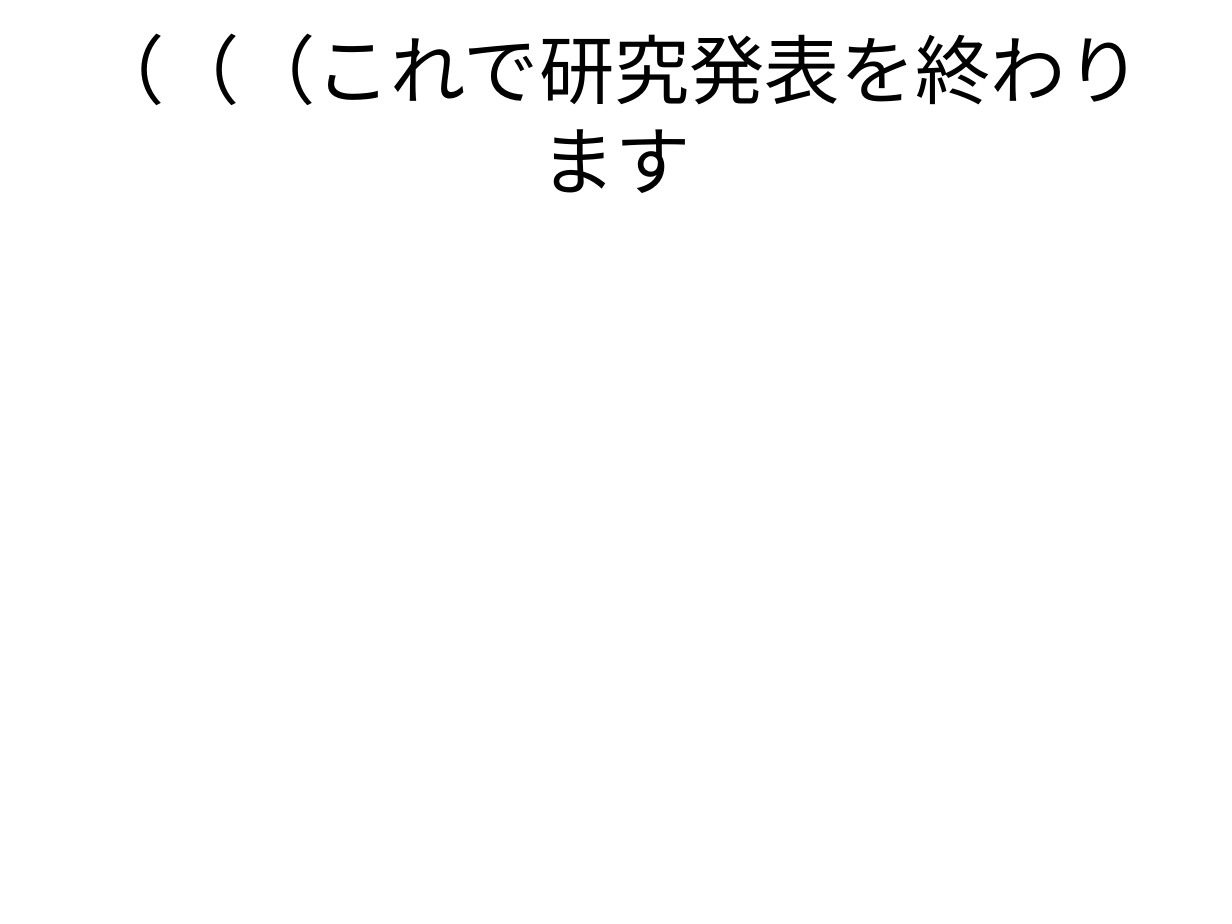
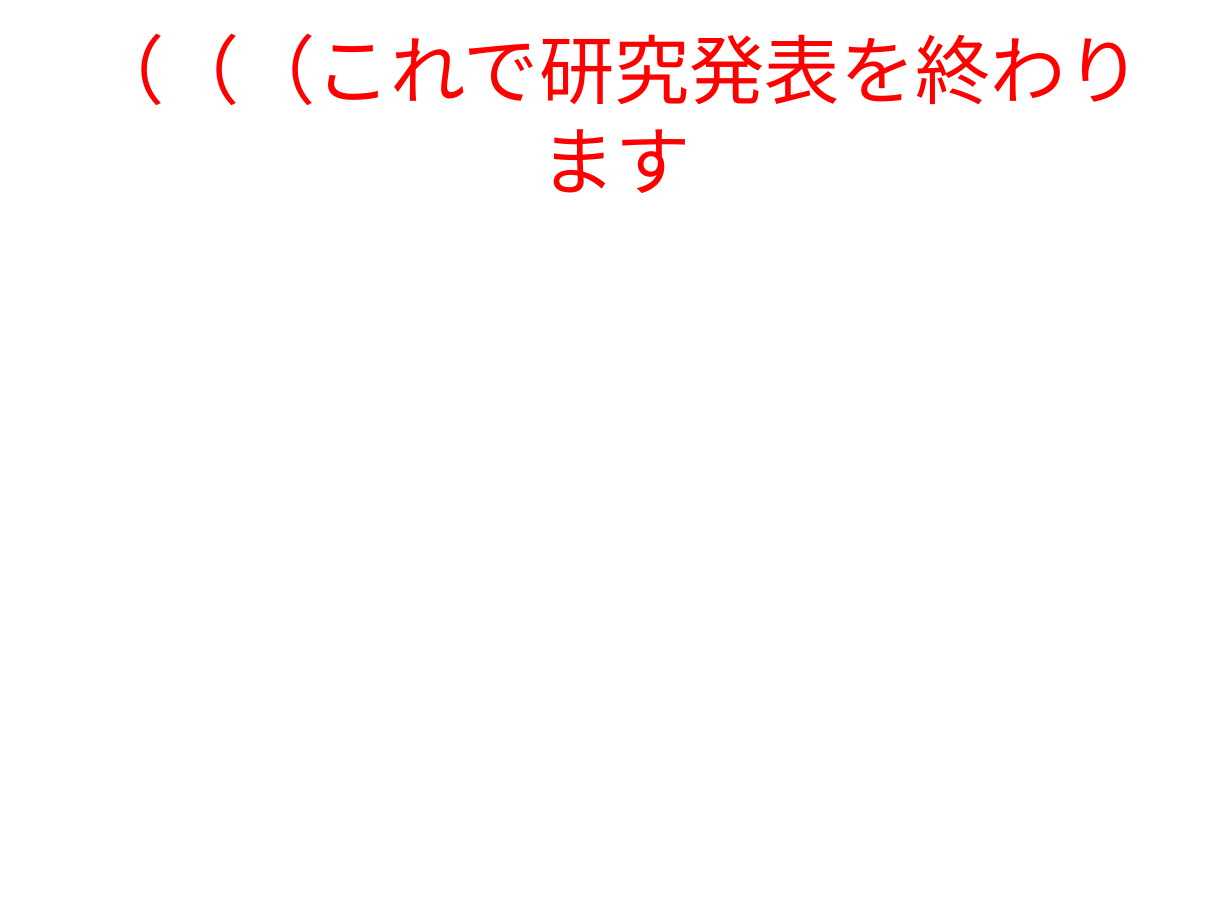
Before and after one commit to nkud/Research-BB, a slide deck: slide 18 of ppt/卒業研究.pptx. Drawn at 1232x924 pixels with LibreOffice and Linux fonts; fonts in the diff are those of the drawing. Boxes give left, top, right and bottom in pixels: in the first picture for what was removed or moved away, otherwise in the second. Text is boxed around its words. In the diff, an @@ line names an element or a change of style, - is before the commit and + after.

```diff
--- a/ppt/卒業研究.pptx
+++ b/ppt/卒業研究.pptx
@@ title "（（（これで研究発表を終わります" at box(90, 33, 1142, 193): text colour #000000 to #FF0000 @@
```
Also in this commit, not shown: 8 other slides changed.
